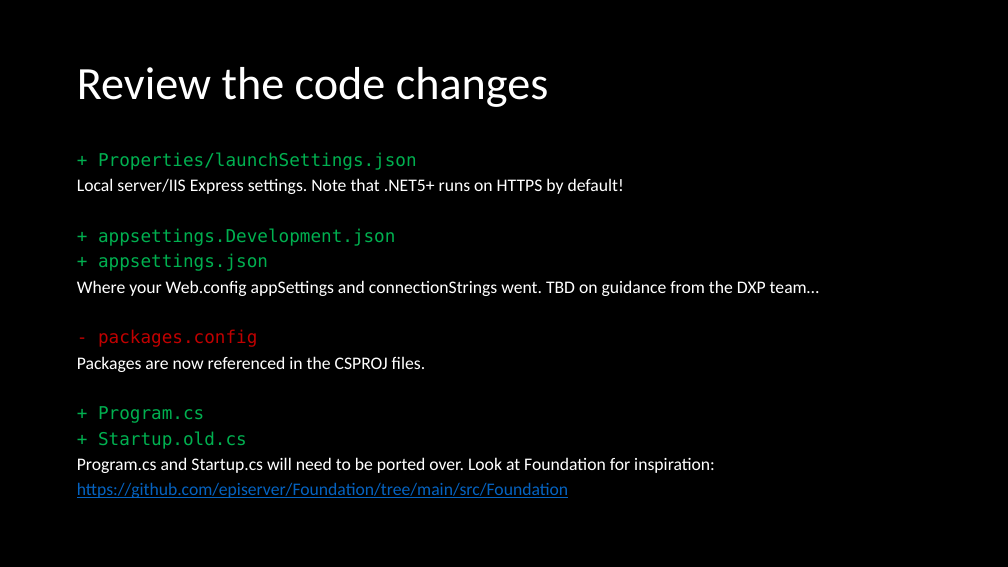
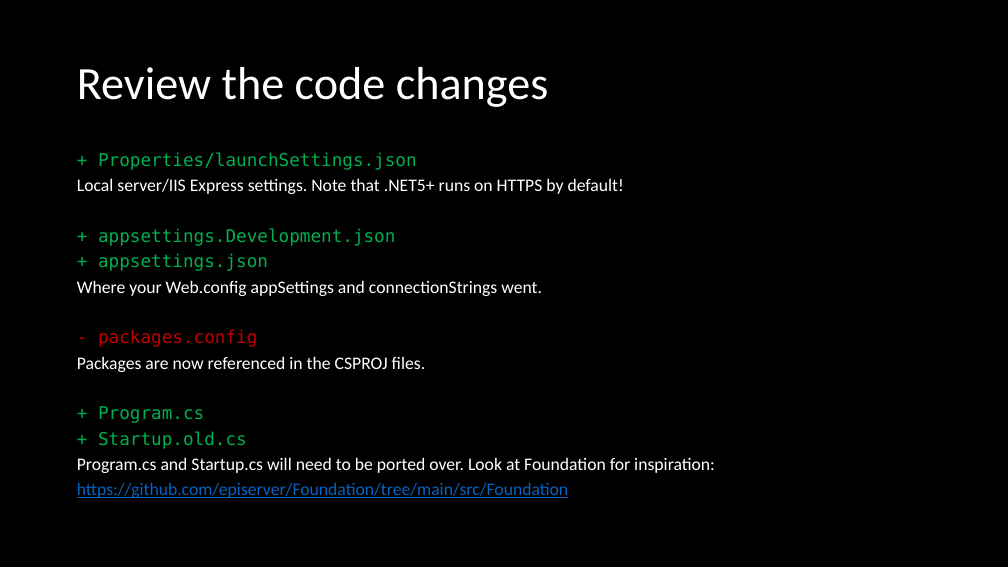
Before and after one commit to DrewNull/optimizely-cms12-upgrade, a slide deck: slide 24 of Presentation--Upgrading-to-CMS-12-and-Commerce-14.pptx (slide 22 before the commit). Drawn at 1008x567 pixels with LibreOffice and Linux fonts; fonts in the diff are those of the drawing. Boxes give left, top, right and bottom in pixels: in the first picture for what was removed or moved away, otherwise in the second. Text is boxed around its words. In the diff, an @@ line names an element or a change of style, - is before the commit and + after.

```diff
--- a/Presentation--Upgrading-to-CMS-12-and-Commerce-14.pptx
+++ b/Presentation--Upgrading-to-CMS-12-and-Commerce-14.pptx
@@ text at <box>77,280,542,296</box>: text changed @@
-Where your Web.config appSettings and connectionStrings went. TBD on guidance from the DXP team…
+Where your Web.config appSettings and connectionStrings went.
```
Also in this commit, not shown: 4 other slides changed, 3 slides added.
